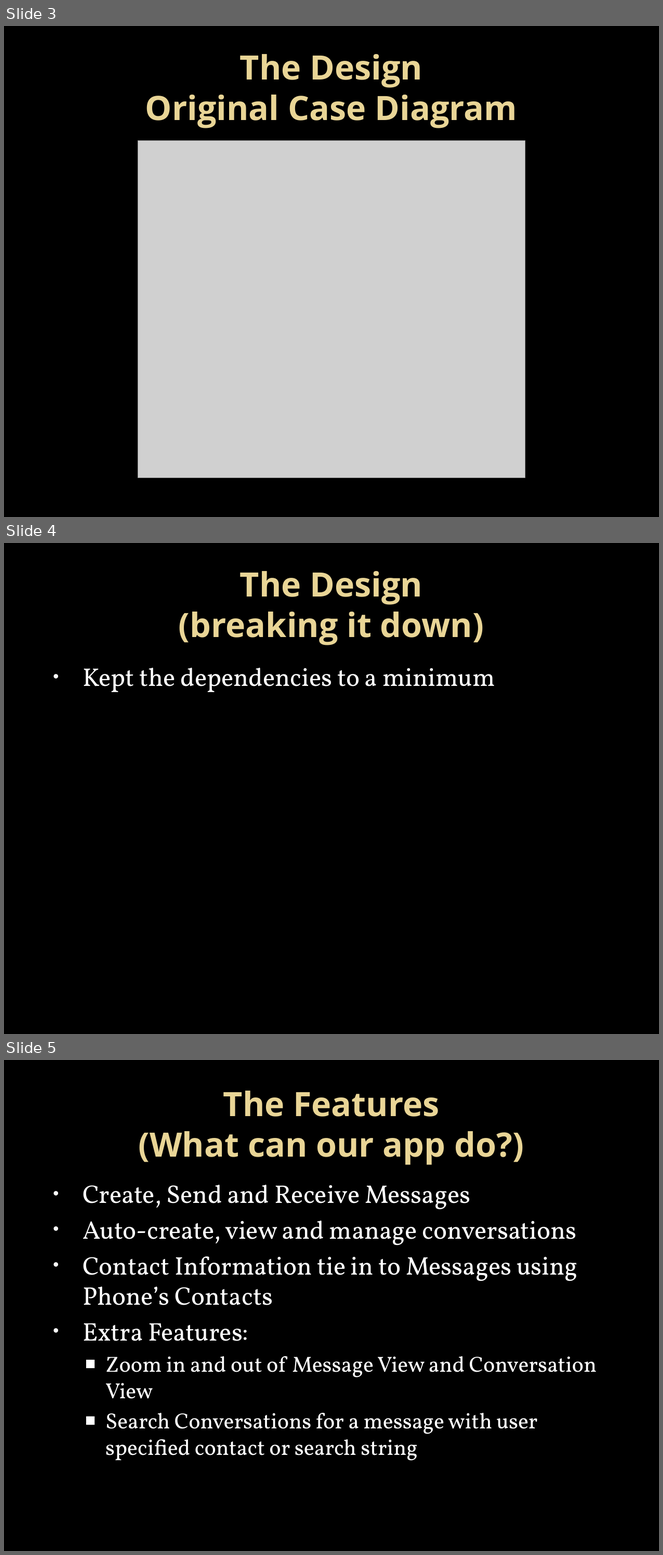
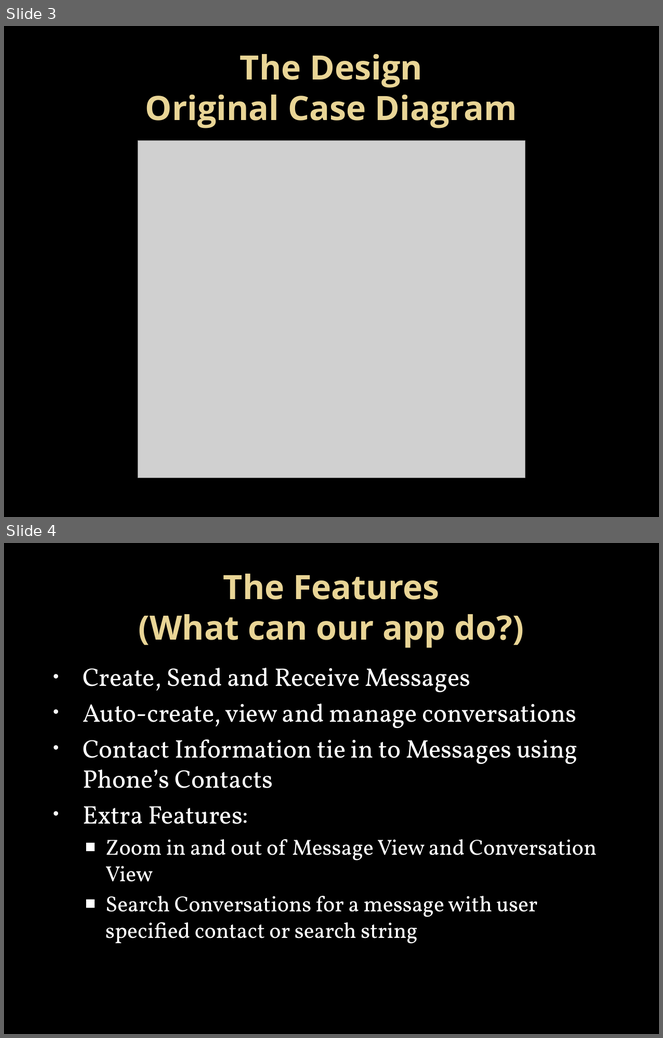
Before and after one commit to kbaileyky/CS5103-SMS, a slide deck: Documents/Presentation/CS5103 SMS MSGR .pptx. Shown one above the other, each under a label of ours: slides 3, 4 and 5 before the commit, slides 3 and 4 after it. The pictures are 663x1555 and 663x1038 pixels, drawn with LibreOffice and Linux fonts; fonts in the diff are those of the drawing; grey boxes stand for pictures; background and template pictures are left out. Boxes give left, top, right and bottom in pixels: in the first picture for what was removed or moved away, otherwise in the second. Text is boxed around its words. In the diff, an @@ line names an element or a change of style, - is before the commit and + after.

```diff
--- a/Documents/Presentation/CS5103 SMS MSGR .pptx
+++ b/Documents/Presentation/CS5103 SMS MSGR .pptx
@@ slide 4 removed at (x1=4, y1=543, x2=659, y2=1034), background picture (left out) @@
@@ title removed at (x1=179, y1=571, x2=484, y2=645) @@
-The Design
-(breaking it down)
@@ text removed at (x1=83, y1=668, x2=495, y2=692) @@
-• Kept the dependencies to a minimum
@@ what was slide 5 is now slide 4 @@
```
Also in this commit, not shown: 11 slides changed, 4 slides added, 2 other slides removed.
